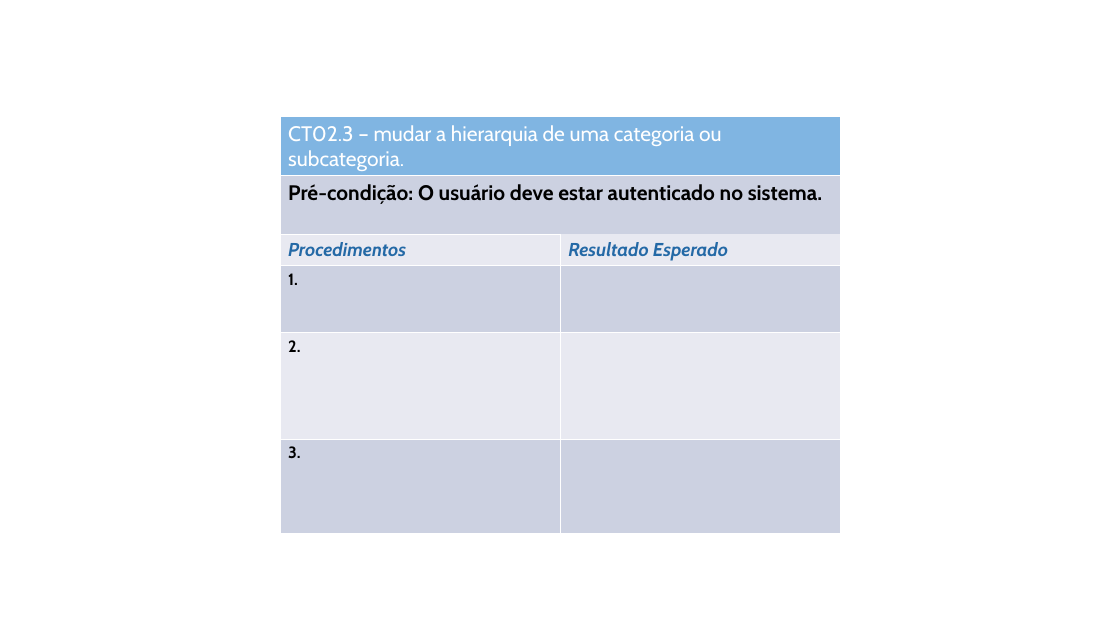
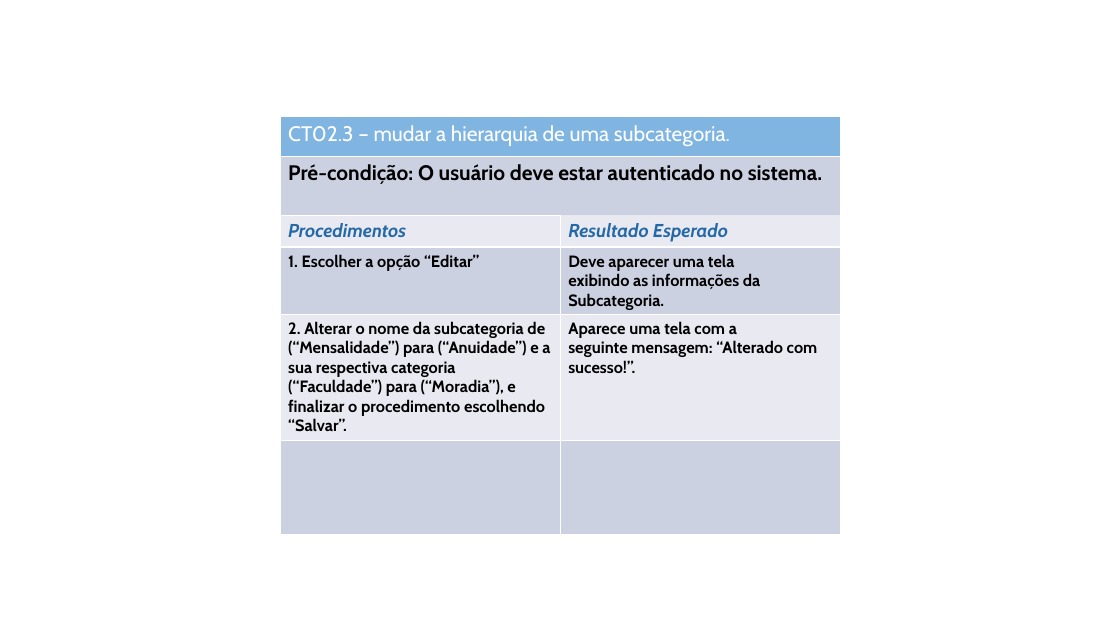
Before and after one commit to evertonschuster/GestaoFinancaPessoal, a slide deck: slide 3 of GestaoFinancaPessoal/GestaoFinancaPessoal/Documentos/525/casos_de_teste02.pptx. Drawn at 1120x630 pixels with LibreOffice and Linux fonts; fonts in the diff are those of the drawing. Boxes give left, top, right and bottom in pixels: in the first picture for what was removed or moved away, otherwise in the second. Text is boxed around its words. In the diff, an @@ line names an element or a change of style, - is before the commit and + after.

```diff
--- a/GestaoFinancaPessoal/GestaoFinancaPessoal/Documentos/525/casos_de_teste02.pptx
+++ b/GestaoFinancaPessoal/GestaoFinancaPessoal/Documentos/525/casos_de_teste02.pptx
@@ table at [280, 117, 840, 513] @@
-row 1, column 1: CT02.3 – mudar a hierarquia de uma categoria ou subcategoria.
+row 1, column 1: CT02.3 – mudar a hierarquia de uma subcategoria.
@@ table added at [280, 247, 840, 571], 3 rows, 2 columns @@
+1. Escolher a opção “Editar” | Deve aparecer uma tela / exibindo as informações da Subcategoria.
+2. Alterar o nome da subcategoria de (“Mensalidade”) para (“Anuidade”) e a sua respectiva categoria (“Faculdade”) para (“Moradia”), e finalizar o procedimento escolhendo “Salvar”. | Aparece uma tela com a / seguinte mensagem: “Alterado com sucesso!”.
+ | 
```
Also in this commit, not shown: 3 other slides changed, 3 other files.
